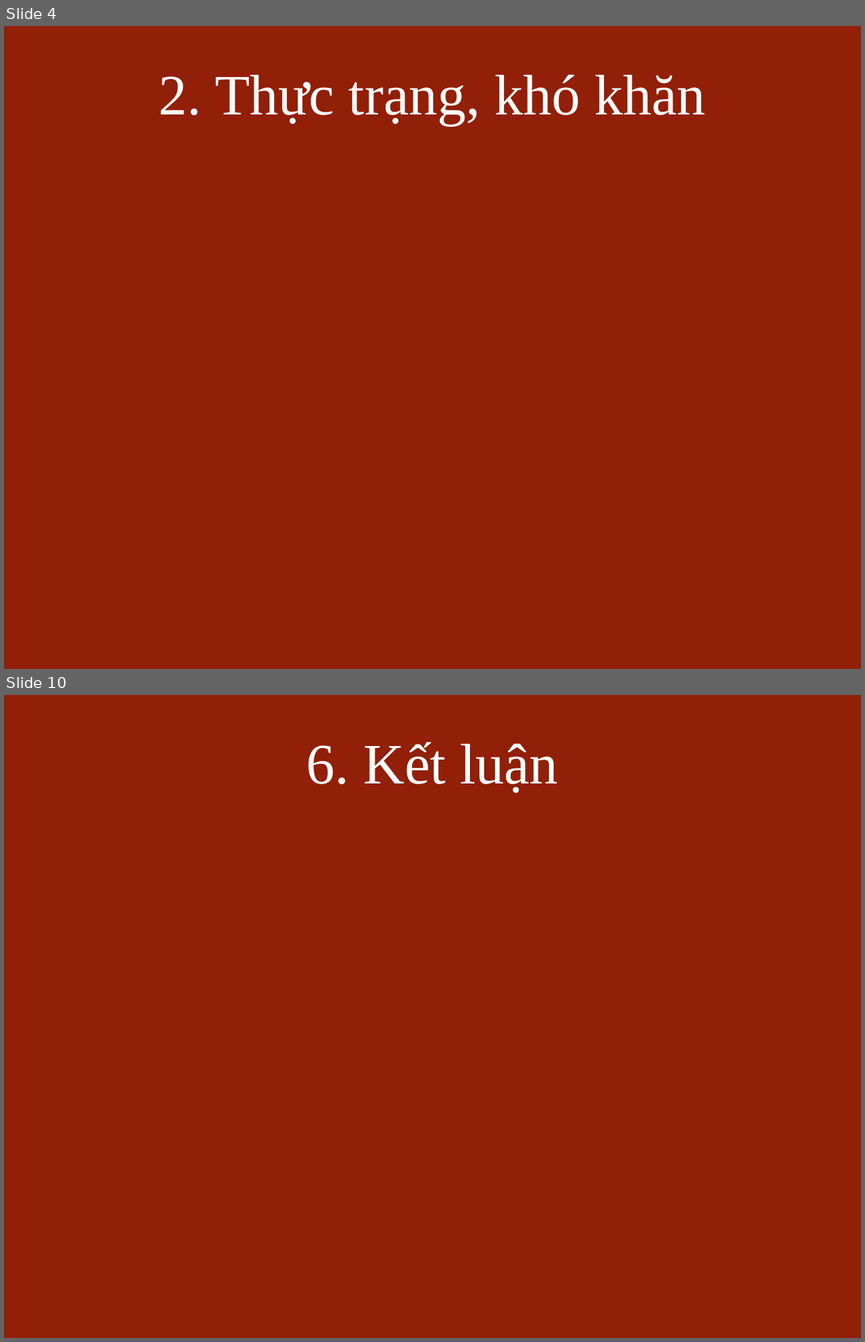
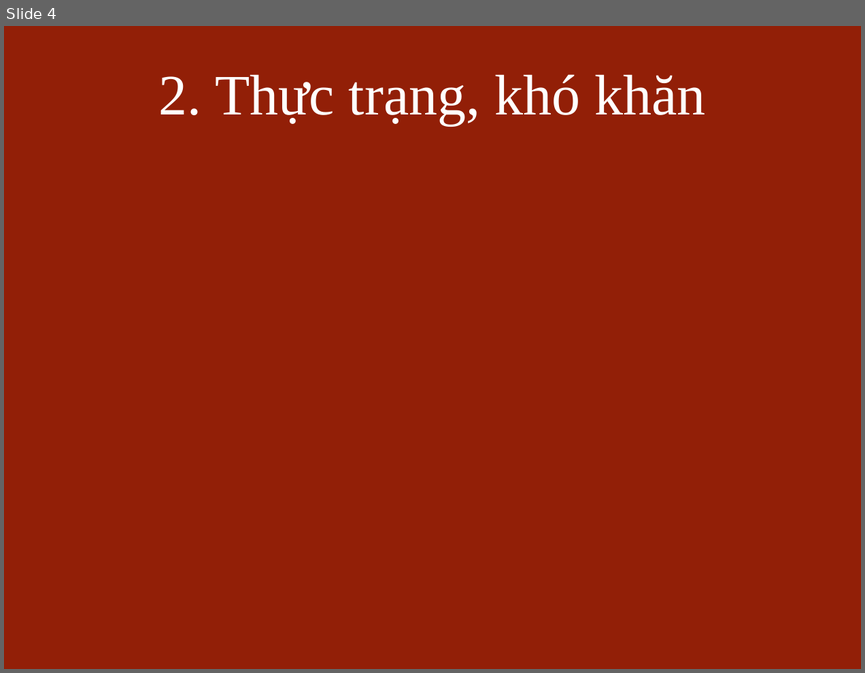
Before and after one commit to nhathai-kiwi/iLawyer228, a slide deck: iLawyer_presentation.pptx. Shown one above the other, each under a label of ours: slides 4 and 10 before the commit, slide 4 after it; the slides between them are not shown. The pictures are 865x1342 and 865x673 pixels, drawn with LibreOffice and Linux fonts; fonts in the diff are those of the drawing; background and template pictures are left out. Boxes give left, top, right and bottom in pixels: in the first picture for what was removed or moved away, otherwise in the second. Text is boxed around its words. In the diff, an @@ line names an element or a change of style, - is before the commit and + after.

```diff
--- a/iLawyer_presentation.pptx
+++ b/iLawyer_presentation.pptx
@@ slide 10 removed at [4, 695, 861, 1338], background picture (left out) @@
@@ title removed at [306, 742, 558, 793] @@
-6. Kết luận
```
Also in this commit, not shown: 5 slides changed, 4 slides added, 2 other slides removed, 19 other files.
